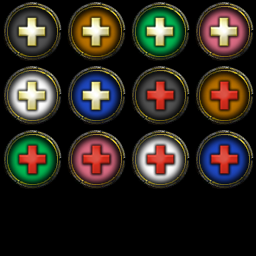
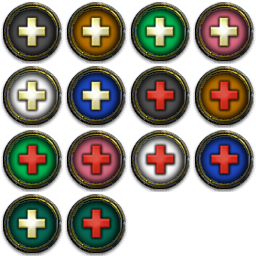
Two versions of the same layered image (256px x 256px). Layer-by-layer changes:
added group "Friend Evoker" with 3 layers in group "Friends" over (x1=0, y1=193, x2=64, y2=256)
added layer "Green Cross copy 8" in group "Friend Evoker" over (x1=15, y1=206, x2=49, y2=242)
added layer "Evoker copy" in group "Friend Evoker" over (x1=2, y1=194, x2=62, y2=255)
added layer "Background copy 14" in group "Friend Evoker" over (x1=0, y1=193, x2=64, y2=256)
added group "Enemy Evoker" with 3 layers in group "Enemies" over (x1=64, y1=193, x2=128, y2=256)
added layer "Red Cross copy 7" in group "Enemy Evoker" over (x1=78, y1=204, x2=115, y2=243)
added layer "Evoker copy 2" in group "Enemy Evoker" over (x1=66, y1=194, x2=126, y2=255)
added layer "Background copy 13" in group "Enemy Evoker" over (x1=64, y1=193, x2=128, y2=256)
hid "Layer 1" over (x1=0, y1=0, x2=256, y2=256)
